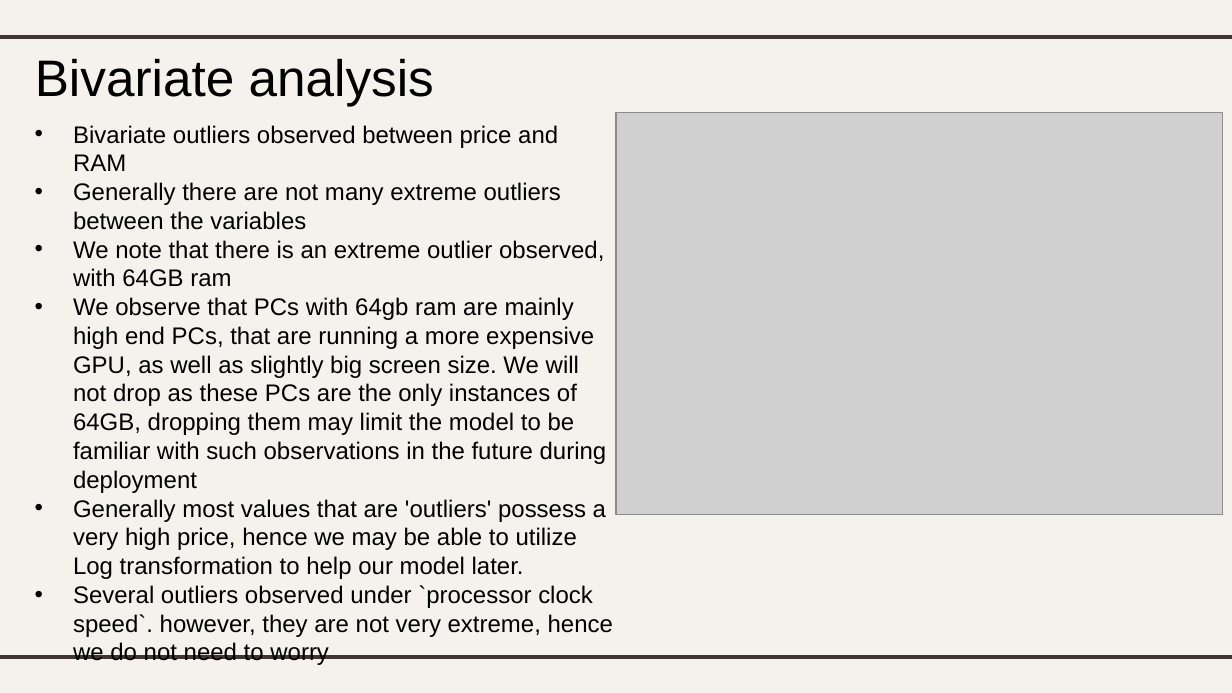
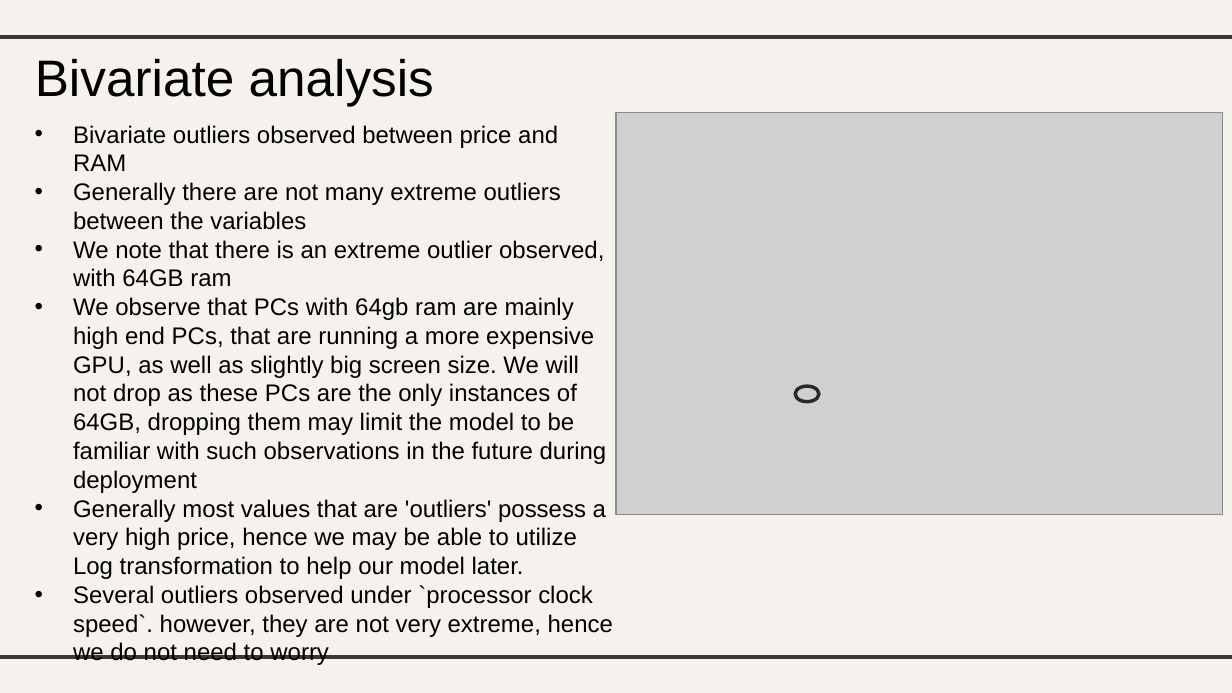
Before and after one commit to lhurr/Machine-Learning, a slide deck: slide 11 of DAAA2A02-2112589-LimHur-Regression.pptx. Drawn at 1232x693 pixels with LibreOffice and Linux fonts; fonts in the diff are those of the drawing; grey boxes stand for pictures. Boxes give left, top, right and bottom in pixels: in the first picture for what was removed or moved away, otherwise in the second. Text is boxed around its words. In the diff, an @@ line names an element or a change of style, - is before the commit and + after.

```diff
--- a/DAAA2A02-2112589-LimHur-Regression.pptx
+++ b/DAAA2A02-2112589-LimHur-Regression.pptx
@@ ellipse added at <box>795,386,818,402</box>, outline #2F2726 2 pt @@
```
Also in this commit, not shown: 6 other slides changed, 1 other file.
